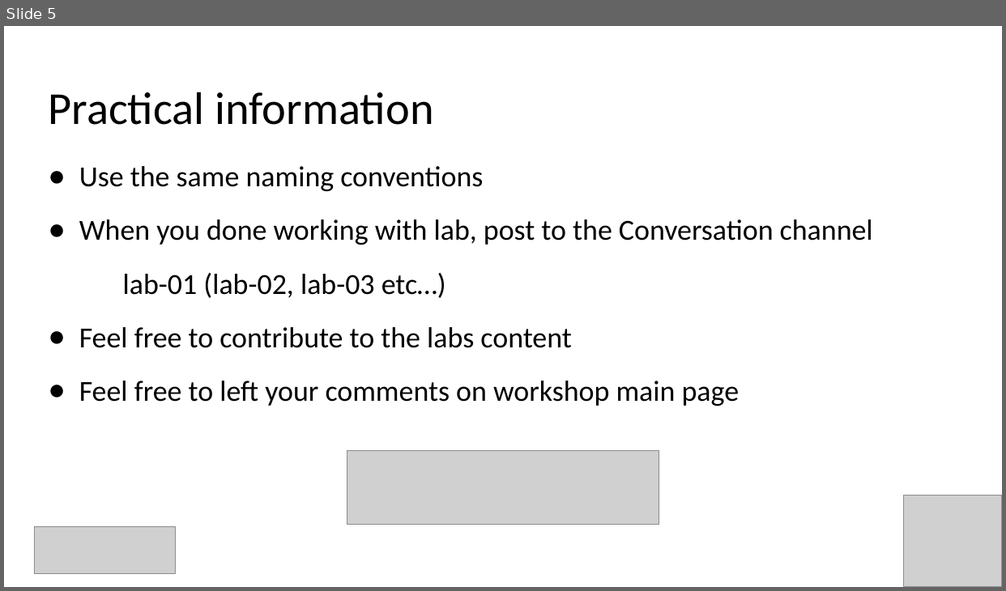
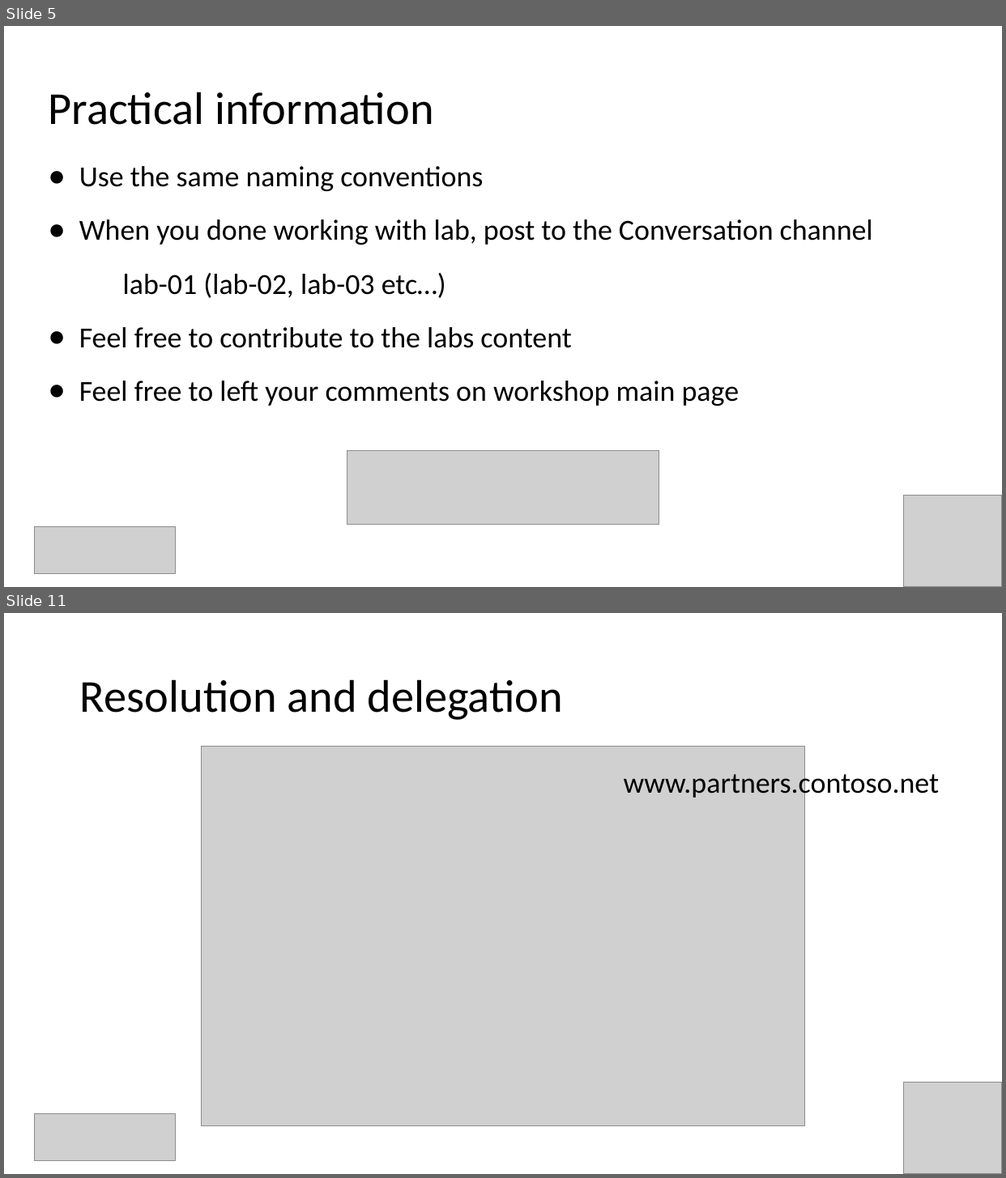
Before and after one commit to evgenyb/iac-workshops, a slide deck: dns-and-ssl-management-on-azure-with-ado/slides/dns-and-ssl-management-on-azure-with-ado.pptx. Shown one above the other, each under a label of ours: slide 5 before the commit, slides 5 and 11 after it; the slides between them are not shown. The pictures are 1006x591 and 1006x1178 pixels, drawn with LibreOffice and Linux fonts; fonts in the diff are those of the drawing; grey boxes stand for pictures. Boxes give left, top, right and bottom in pixels: in the first picture for what was removed or moved away, otherwise in the second. Text is boxed around its words. In the diff, an @@ line names an element or a change of style, - is before the commit and + after.

```diff
--- a/dns-and-ssl-management-on-azure-with-ado/slides/dns-and-ssl-management-on-azure-with-ado.pptx
+++ b/dns-and-ssl-management-on-azure-with-ado/slides/dns-and-ssl-management-on-azure-with-ado.pptx
@@ slide 11 added at [4, 613, 1002, 1174], background #FFFFFF @@
@@ title added at [80, 679, 564, 720], 44 pt, text #000000 @@
+Resolution and delegation
@@ picture added at [201, 747, 805, 1126] @@
@@ text added at [624, 769, 940, 801], 28 pt, text #000000 @@
+www.partners.contoso.net
@@ picture added at [904, 1082, 1002, 1174] @@
@@ picture added at [35, 1114, 176, 1161] @@
```
Also in this commit, not shown: 2 slides changed, 18 other slides added.
